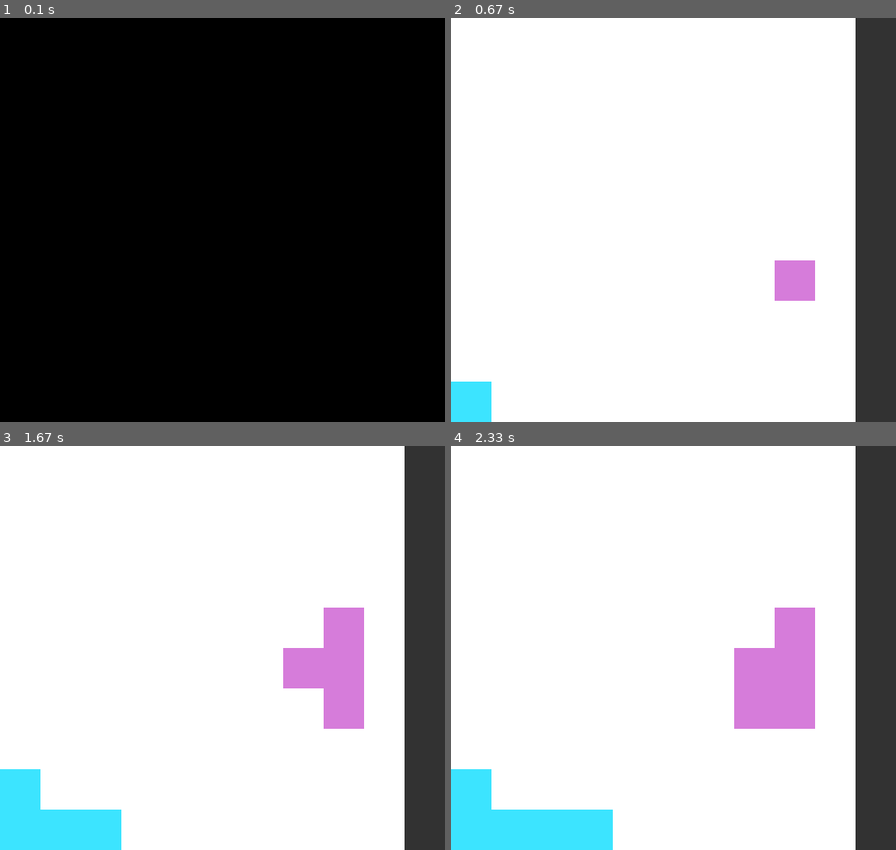
Above: before the commit, frames 1-4 (two rows, left to right).
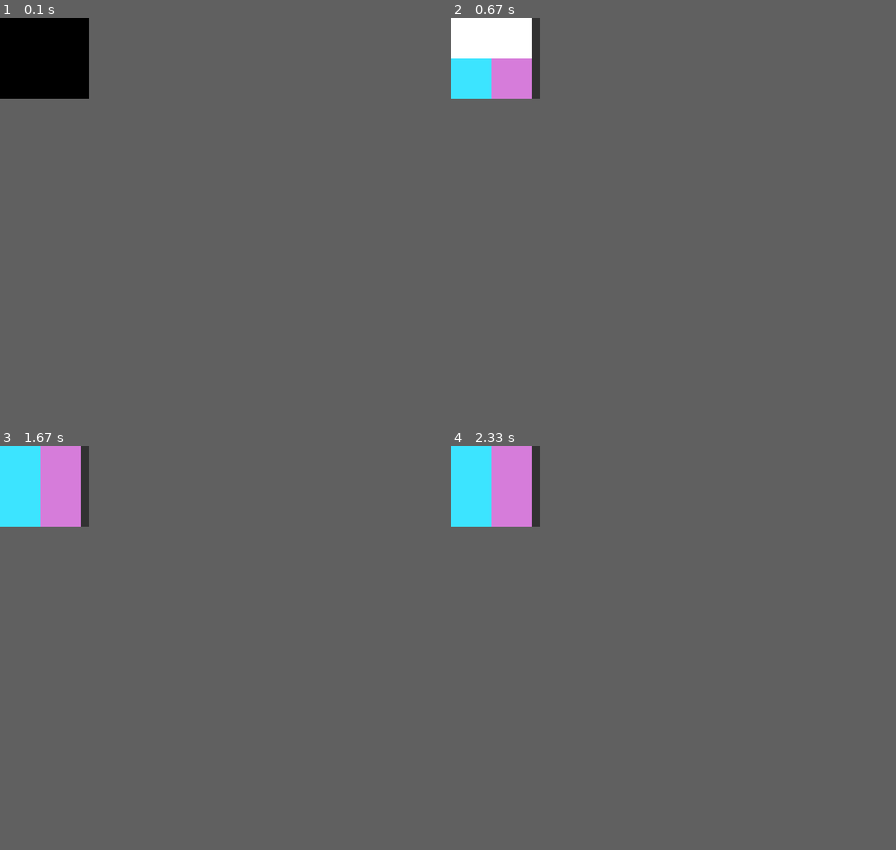
Above: after the commit, the same moments.

Repository: Daniel908009/Pixel-Strategy-Pygame
Game: pygame game, started from main.py
Same seed, same stepped clock (60 frames per second), same inputs: the game is played once before the commit and once after it.
Inputs:
- Up to frame 1 (0.1 s): no input
- Up to frame 2 (0.67 s): no input
- Up to frame 3 (1.67 s): no input
- Up to frame 4 (2.33 s): no input
In our replay, the window is 550x500 before the commit and 110x100 after it. These sizes can differ from the game's own. Grey fills any space a smaller window leaves; there, only what the larger window draws over its background counts as a difference.

The runs differ from the first frame. In frame 1, only the window size differs. In frame 2, 13% of the frame differs, in the area x 0-100%, y 0-100%; in frame 3, 20%; in frame 4, 22%.

Commit message:
big problems with changing ownership over tiles
my first attempt at fixing it, not working...

Diff:
--- a/main.py
+++ b/main.py
@@ -12,7 +12,7 @@
 pygame.init()
 
 # map logic and free tiles logic
-map_size = 10
+map_size = 2
 pixel_size = 50
 map = []
 map_free_tiles = map_size*map_size
@@ -27,7 +27,6 @@
 
 # diplomacy variables
 wars = []
-players_in_war = []
 
 # Screen setings
 screen = pygame.display.set_mode((map_size*pixel_size+map_size*pixel_size/10, map_size*pixel_size))
@@ -52,7 +51,6 @@
 
 def reset_game():
     pass
-
 
 # expansion logic function, finds free tiles around all the player controled ones, currently only in 4 directions, will be expanded to 8 once the game is more advanced
 def expandsion_initial():
@@ -99,10 +97,9 @@
         pass
     else:
         for i in range(len(wars)):
+            global players
             player1 = wars[i][0]
             player2 = wars[i][1]
-            players_in_war.append(player1)
-            players_in_war.append(player2)
             power1 = players[player1]["num_of_tiles"]
             power2 = players[player2]["num_of_tiles"]
             tile_attacked = []
@@ -111,8 +108,9 @@
             border_tiles.append(border_tiles_func(players, player1, player2))
             tile_attacked.append(random.choice(border_tiles[0]))
             winner_of_battle.append(battle_logic_core(power1, power2, player1, player2))
-            print(winner_of_battle)
-            change_of_owner(winner_of_battle, tile_attacked, players, player1, player2)
+            print("--------------------")
+            players = change_of_owner(winner_of_battle, tile_attacked, players, player1, player2)
+            print(players)
             border_tiles.clear()
 
 # peace logic function, removes players from wars list, currently peaces out with all other players
@@ -125,7 +123,6 @@
     m = 0
     for i in possible_peace:
         wars.pop(i-m)
-        players_in_war.remove(player)
         m += 1
 
 
@@ -256,7 +253,3 @@
 
 
 pygame.quit()
-
-
-
-pygame.quit()
